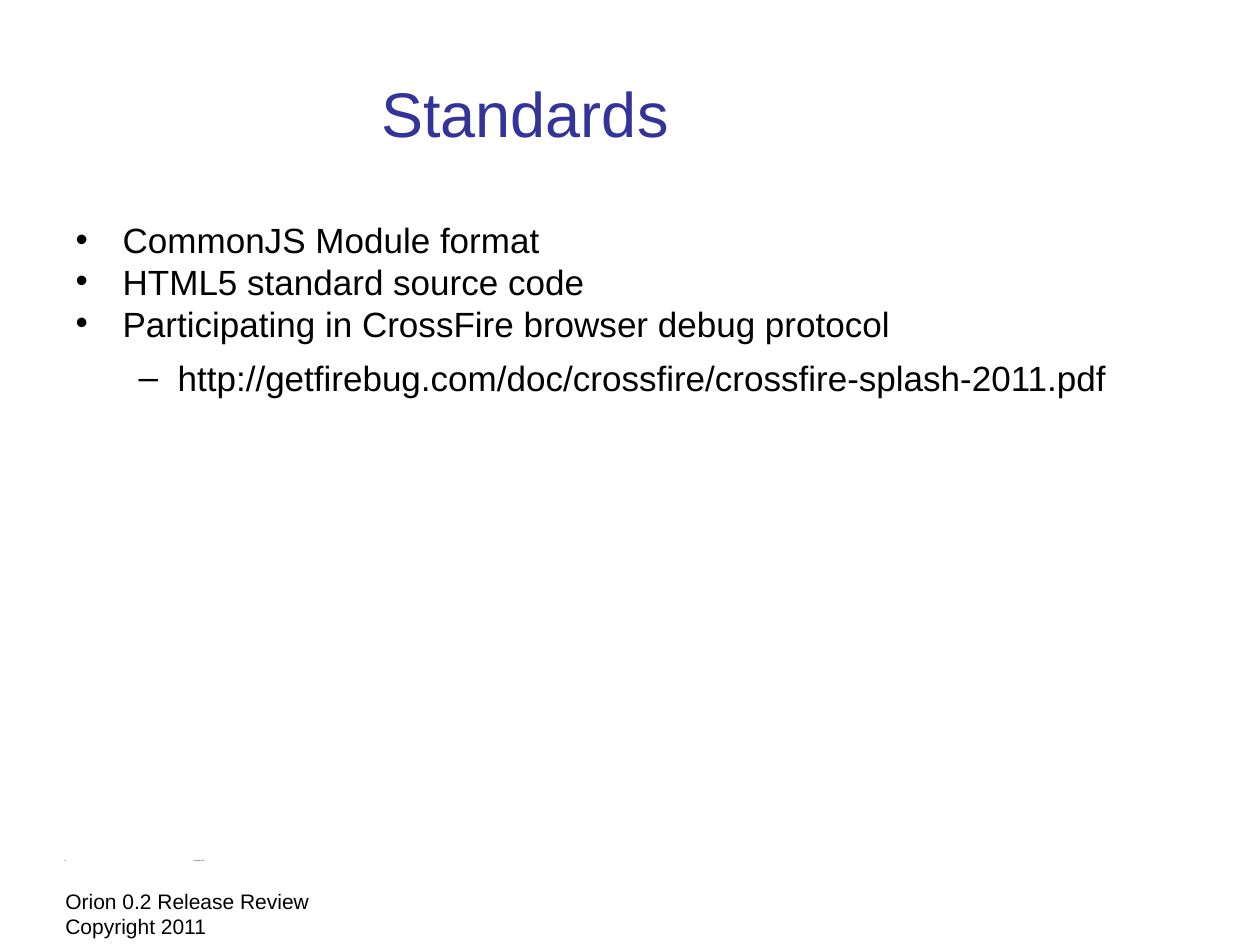
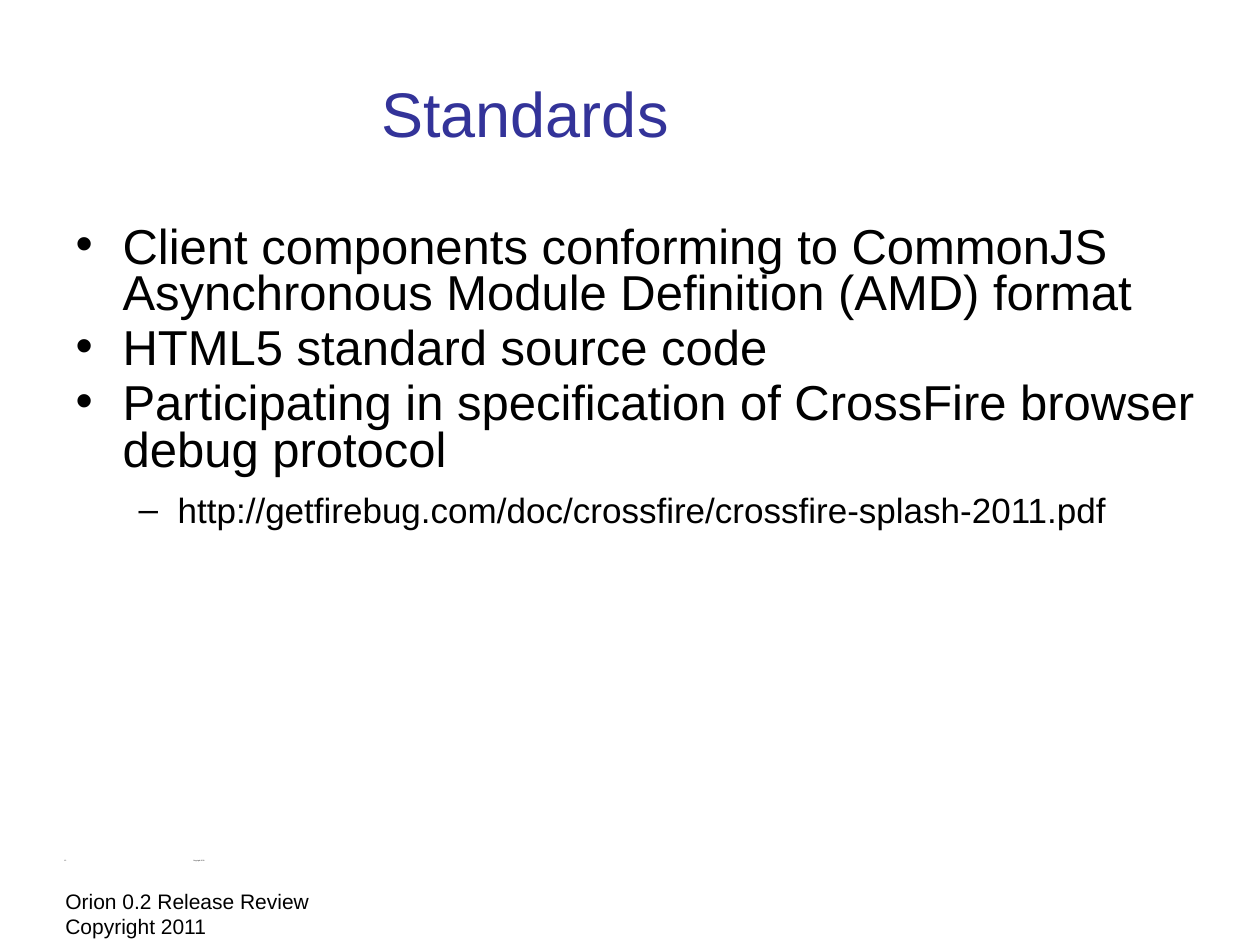
Before and after one commit to eclipse-platform/www.eclipse.org-eclipse-news, a slide deck: slide 12 of orion/reviews/orion-0-2-release-review.odp. Drawn at 1260x945 pixels with LibreOffice and Linux fonts; fonts in the diff are those of the drawing; background and template pictures are left out. Boxes give left, top, right and bottom in pixels: in the first picture for what was removed or moved away, otherwise in the second. Text is boxed around its words. In the diff, an @@ line names an element or a change of style, - is before the commit and + after.

```diff
--- a/orion/reviews/orion-0-2-release-review.odp
+++ b/orion/reviews/orion-0-2-release-review.odp
@@ text at <box>123,228,1132,320</box>: text changed; size 20 to 28 pt @@
-• CommonJS Module format
+• Client components conforming to CommonJS Asynchronous Module Definition (AMD) format
@@ text at <box>123,329,767,366</box>: size 20 to 28 pt in "HTML5 standard source code" @@
@@ text at <box>123,384,1194,477</box>: text changed; size 20 to 28 pt @@
-• Participating in CrossFire browser debug protocol
+• Participating in specification of CrossFire browser debug protocol
```
Also in this commit, not shown: 5 other slides changed, 1 slide added, 1 slide removed, 1 other file.
